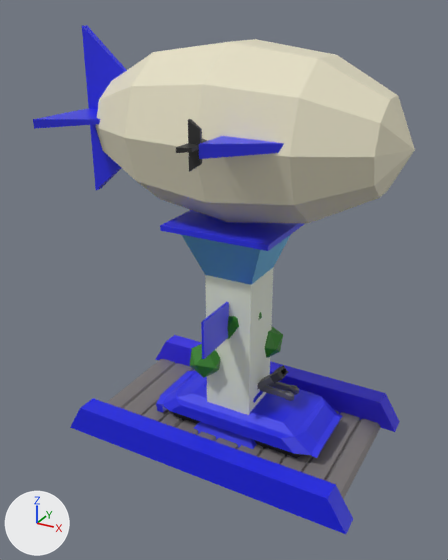
The FBX model blender/assets.fbx: old version first, new version second.
Before and after are seen from a 50 mm lens placed at (0.0666, -0.1295, 0.1082), pointed at (-0.004, -0.0011, 0.0441). Arrows for +X, +Y and +Z are at lower left; the lights stay in place. Where no turn or scale is listed for an object, it has been applied to the vertices. Vertices at the same position are counted once.

In view in the first picture: 'AirShip', 'AntiAircraftBase', 'Bridge', 'Flag', 'TankBody', 'Tower', 'Tree1'.
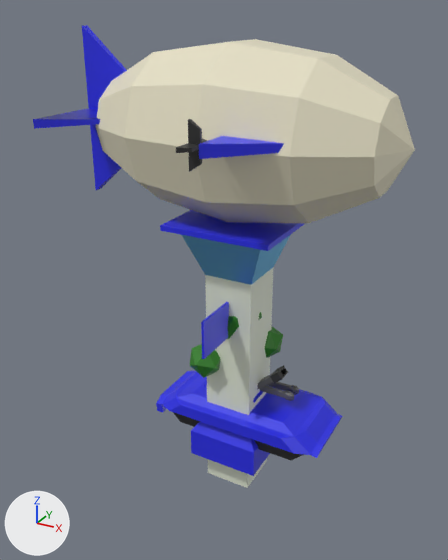
Changed parts and their boxes (x1, y1, x2, y2) in the pictures (448 x 560 px; the box of a moved part takes in the faces that stretch with it):
'Bridge', deleted
    before: (70, 335, 400, 534)
    faces in mat_material_002 (blue #131ce7): (70, 399, 353, 534)
    faces in mat_deck (grey #7a7676): (107, 359, 381, 499)
    faces in mat_material_001 (blue #3126e7): (155, 335, 400, 432)
part 1 of me_sphere, moved or reshaped
    both: (37, 25, 127, 190)
'AntiAircraftBase', unchanged, uncovered by the edit
    before: (194, 422, 257, 449)
    after: (191, 422, 270, 476)

What the commit changed:
me_sphere has 108 vertices, 102 faces and spans x -0.0441..0.0397, y -0.0325..0.0325, z -0.0199..0.0224.
me_sphere is used by ob_airship; location (0.0, 0.0, 0.0817).
Part 1, on me_sphere:
11 faces are deleted.
11 new faces join them, mat_faction (blue #282ce7).
Object 'Bridge' (ob_bridge) is deleted.
